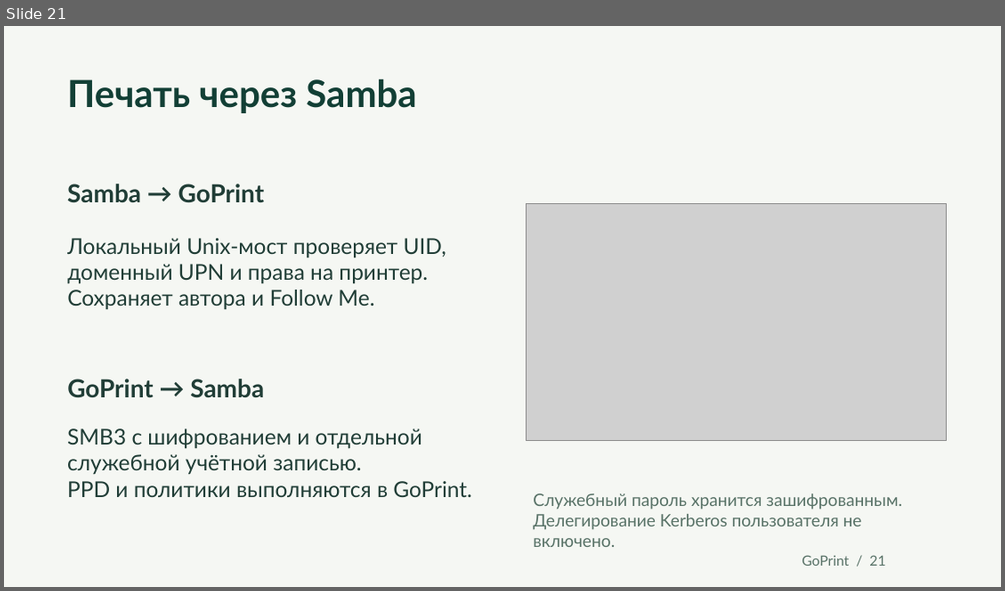
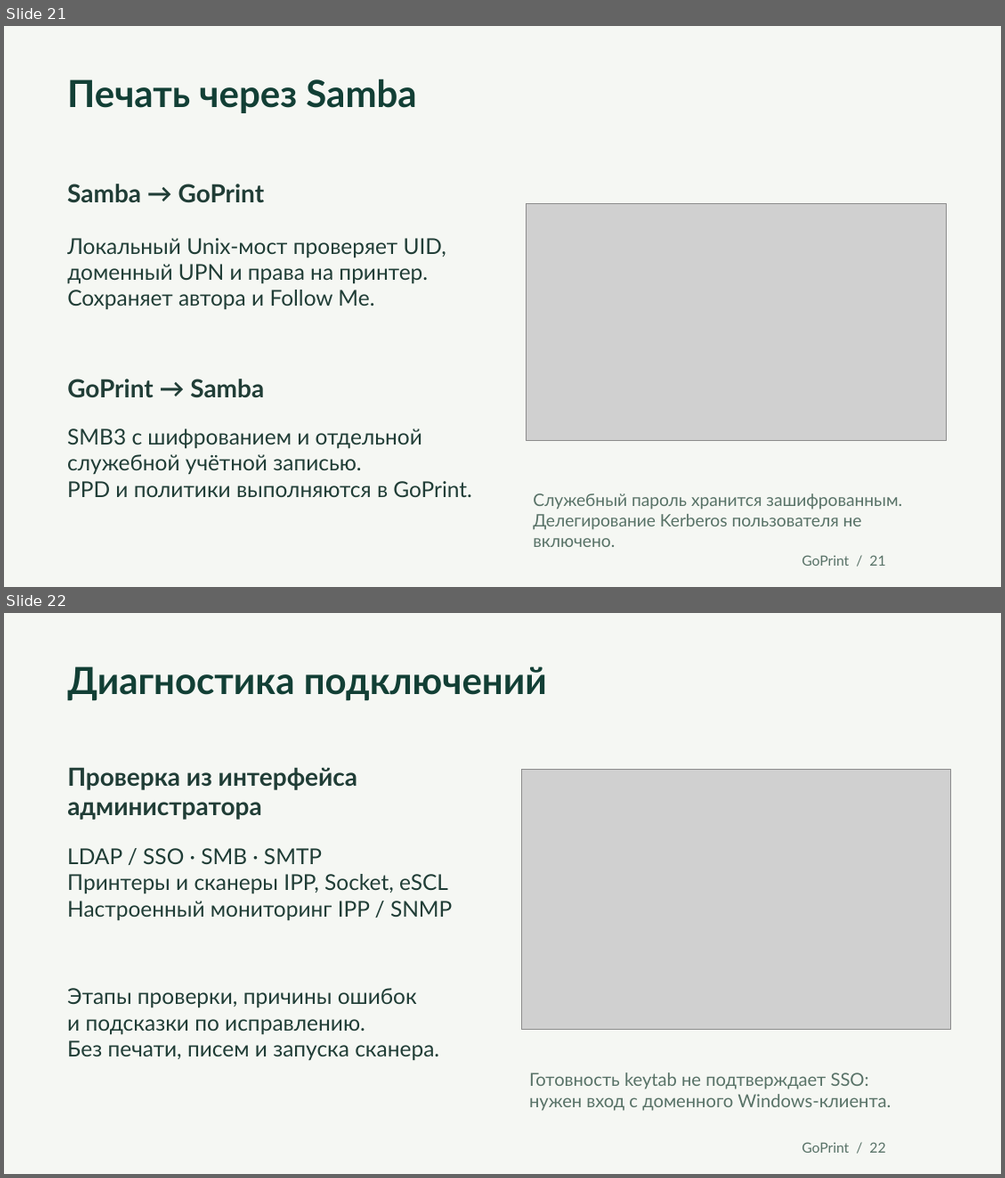
Before and after one commit to rkislov/goPrint, a slide deck: docs/presentation/GoPrint-Product.pptx. Shown one above the other, each under a label of ours: slide 21 before the commit, slides 21 and 22 after it. The pictures are 1005x591 and 1005x1178 pixels, drawn with LibreOffice and Linux fonts; fonts in the diff are those of the drawing; grey boxes stand for pictures. Boxes give left, top, right and bottom in pixels: in the first picture for what was removed or moved away, otherwise in the second. Text is boxed around its words. In the diff, an @@ line names an element or a change of style, - is before the commit and + after.

```diff
--- a/docs/presentation/GoPrint-Product.pptx
+++ b/docs/presentation/GoPrint-Product.pptx
@@ slide 22 added at [4,613,1001,1174], background #F5F7F3 @@
@@ text added at [67,666,547,701], 36 pt, text #123F35, bold @@
+Диагностика подключений
@@ text added at [67,767,357,819], 24 pt, text #203D36, bold @@
+Проверка из интерфейса администратора
@@ picture added at [522,770,951,1029] @@
@@ text added at [67,848,452,921], 21 pt, text #203D36 @@
+LDAP / SSO · SMB · SMTP
+Принтеры и сканеры IPP, Socket, eSCL
+Настроенный мониторинг IPP / SNMP
@@ text added at [67,988,439,1061], 21 pt, text #203D36 @@
+Этапы проверки, причины ошибок
+и подсказки по исправлению.
+Без печати, писем и запуска сканера.
@@ text added at [529,1072,890,1111], 17.2 pt, text #587267 @@
+Готовность keytab не подтверждает SSO:
+нужен вход с доменного Windows-клиента.
@@ text added at [801,1142,885,1152], 13.5 pt, text #587267 @@
+GoPrint / 22
```
Also in this commit, not shown: 2 slides changed, 8 other files.
